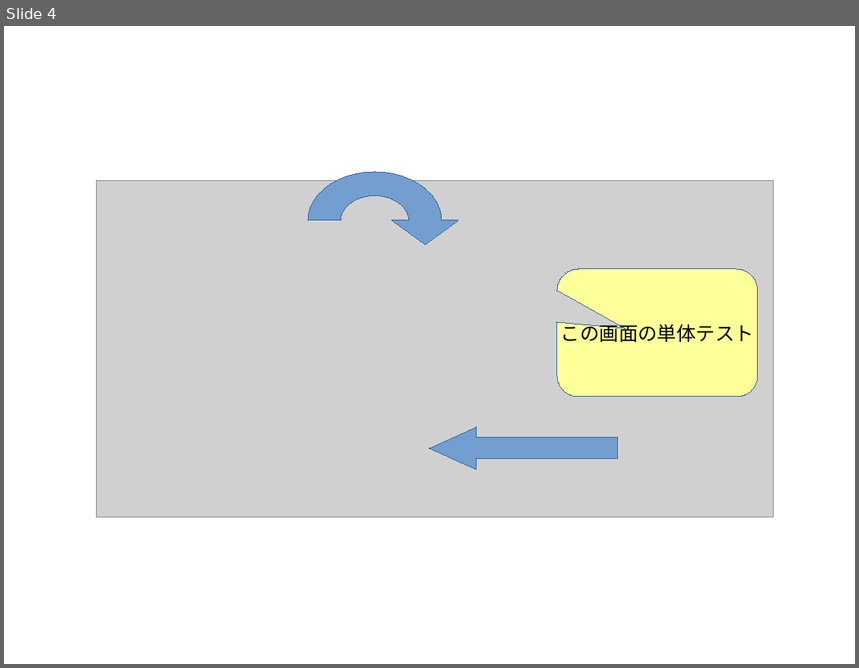
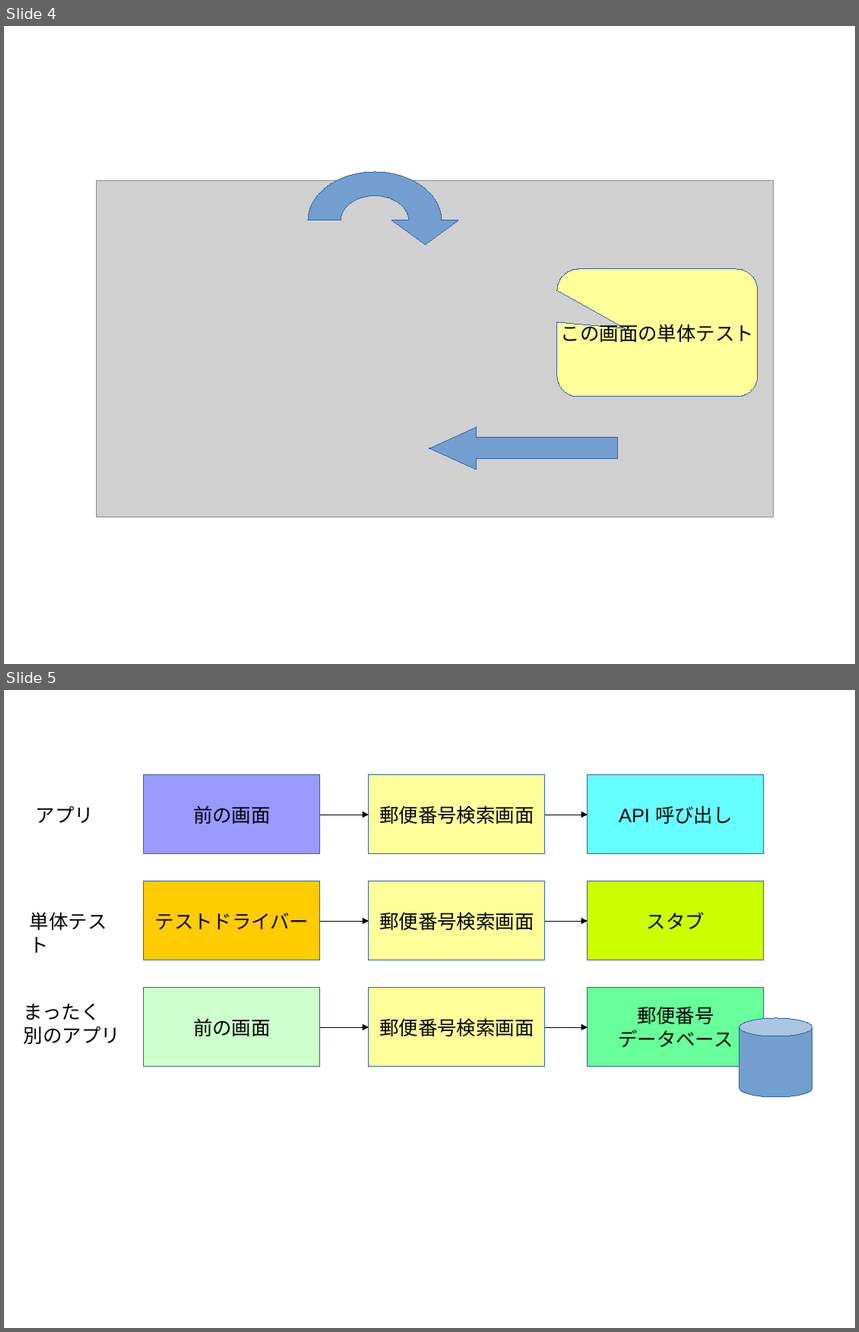
Before and after one commit to masakura/form-unit-test-slide, a slide deck: images2.odp. Shown one above the other, each under a label of ours: slide 4 before the commit, slides 4 and 5 after it. The pictures are 859x668 and 859x1332 pixels, drawn with LibreOffice and Linux fonts; fonts in the diff are those of the drawing; grey boxes stand for pictures. Boxes give left, top, right and bottom in pixels: in the first picture for what was removed or moved away, otherwise in the second. Text is boxed around its words. In the diff, an @@ line names an element or a change of style, - is before the commit and + after.

```diff
--- a/images2.odp
+++ b/images2.odp
@@ slide 5 added at box(4, 690, 855, 1328), background #FFFFFF @@
@@ rectangle added at box(144, 775, 320, 853), fill #9999FF, outline #3465A4 0 pt, 18 pt, text #000000 @@
+前の画面
@@ rectangle added at box(369, 775, 544, 853), fill #FFFF99, outline #3465A4 0 pt, 18 pt, text #000000 @@
+郵便番号検索画面
@@ rectangle added at box(588, 775, 764, 853), fill #66FFFF, outline #3465A4 0 pt, 18 pt, text #000000 @@
+API 呼び出し
@@ text added at box(36, 806, 94, 823), 18 pt, text #000000 @@
+アプリ
@@ elbow arrow added from (320, 815) to (369, 815), #000000 0 pt @@
@@ elbow arrow added from (545, 815) to (588, 815), #000000 0 pt @@
@@ rectangle added at box(144, 882, 320, 961), fill #FFCC00, outline #3465A4 0 pt, 18 pt, text #000000 @@
+テストドライバー
@@ rectangle added at box(369, 882, 544, 961), fill #FFFF99, outline #3465A4 0 pt, 18 pt, text #000000 @@
+郵便番号検索画面
@@ rectangle added at box(588, 882, 764, 961), fill #CCFF00, outline #3465A4 0 pt, 18 pt, text #000000 @@
+スタブ
@@ text added at box(30, 912, 107, 953), 18 pt, text #000000 @@
+単体テスト
@@ elbow arrow added from (320, 921) to (369, 921), #000000 0 pt @@
@@ elbow arrow added from (545, 921) to (588, 921), #000000 0 pt @@
@@ text added at box(24, 1004, 120, 1044), 18 pt, text #000000 @@
+まったく
+別のアプリ
@@ rectangle added at box(144, 988, 320, 1067), fill #CCFFCC, outline #3465A4 0 pt, 18 pt, text #000000 @@
+前の画面
@@ rectangle added at box(369, 988, 544, 1067), fill #FFFF99, outline #3465A4 0 pt, 18 pt, text #000000 @@
+郵便番号検索画面
@@ rectangle added at box(588, 988, 764, 1067), fill #66FF99, outline #3465A4 0 pt, 18 pt, text #000000 @@
+郵便番号
+データベース
@@ elbow arrow added from (320, 1027) to (369, 1027), #000000 0 pt @@
@@ elbow arrow added from (545, 1027) to (588, 1027), #000000 0 pt @@
@@ cylinder added at box(740, 1018, 813, 1097), fill #729FCF, outline #3465A4 0 pt @@
```
Also in this commit, not shown: 6 other files.
